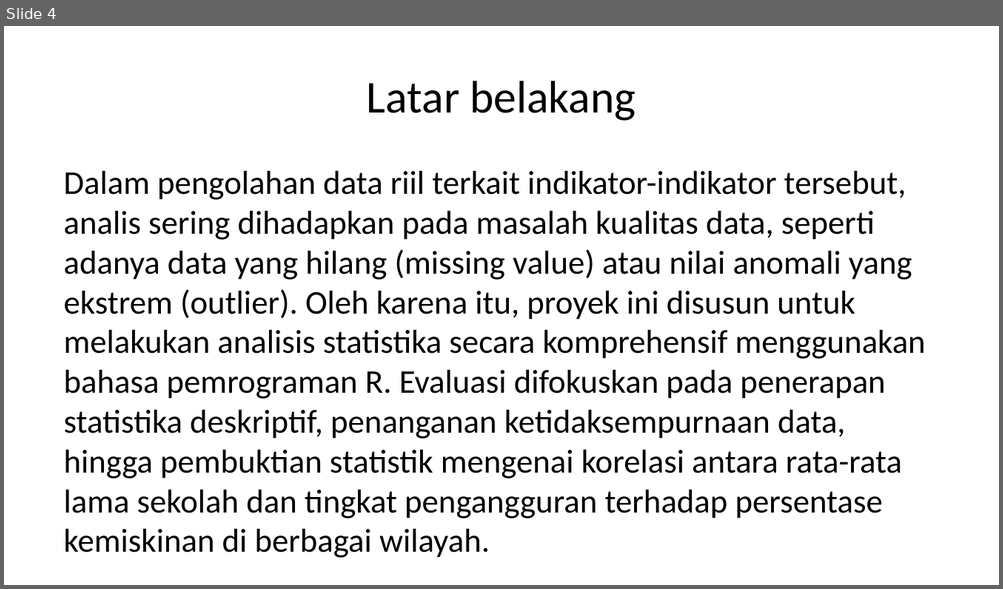
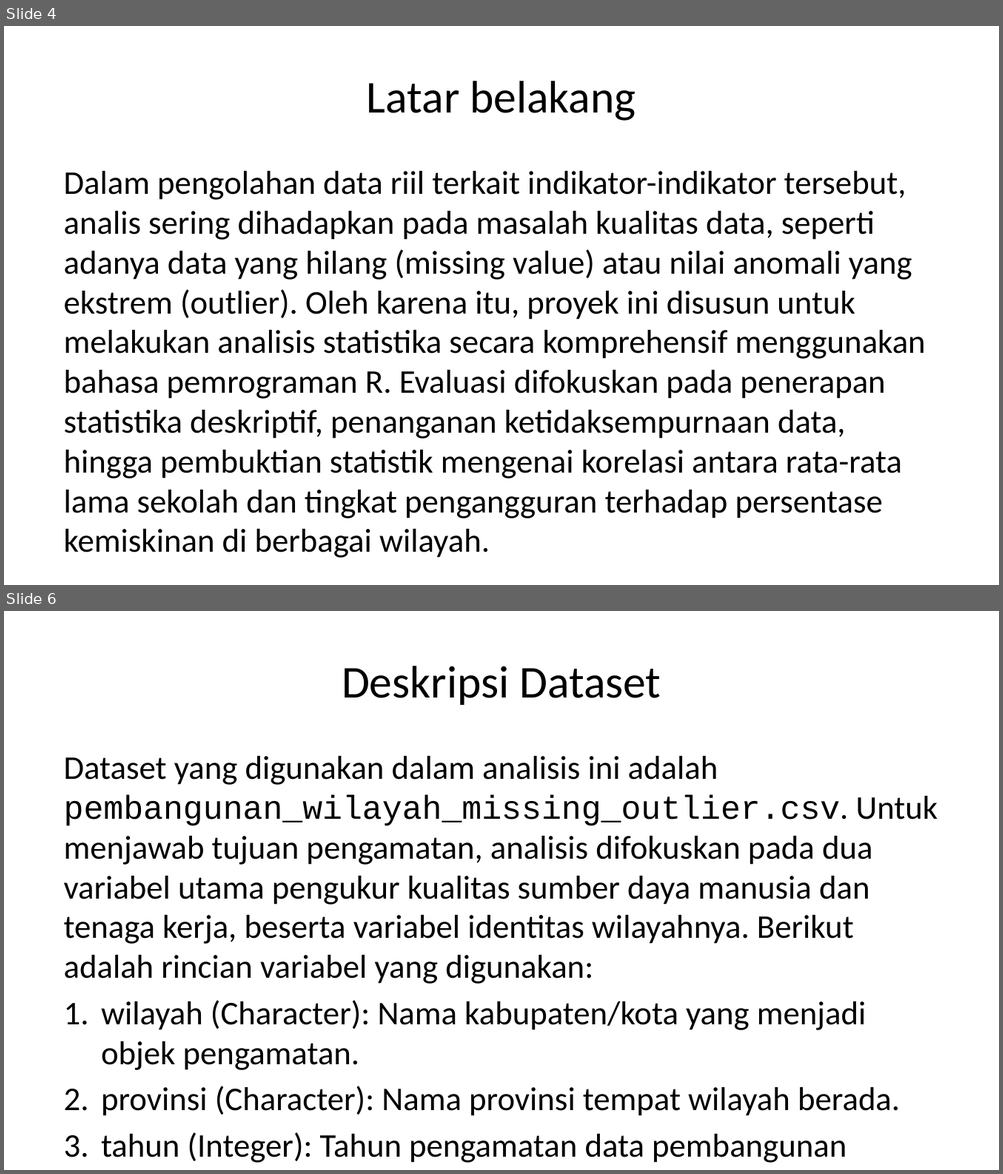
Before and after one commit to inbloom21/probstatproyekakhir, a slide deck: dokumen/PPT-Laporan.pptx. Shown one above the other, each under a label of ours: slide 4 before the commit, slides 4 and 6 after it; the slides between them are not shown. The pictures are 1003x589 and 1003x1174 pixels, drawn with LibreOffice and Linux fonts; fonts in the diff are those of the drawing. Boxes give left, top, right and bottom in pixels: in the first picture for what was removed or moved away, otherwise in the second. Text is boxed around its words. In the diff, an @@ line names an element or a change of style, - is before the commit and + after.

```diff
--- a/dokumen/PPT-Laporan.pptx
+++ b/dokumen/PPT-Laporan.pptx
@@ slide 6 added at [4,611,999,1170], background #FFFFFF @@
@@ title added at [341,666,660,705], 33 pt, text #000000 @@
+Deskripsi Dataset
@@ text added at [64,756,938,1163], 24 pt, text #000000 @@
+Dataset yang digunakan dalam analisis ini adalah pembangunan_wilayah_missing_outlier.csv. Untuk menjawab tujuan pengamatan, analisis difokuskan pada dua variabel utama pengukur kualitas sumber daya manusia dan tenaga kerja, beserta variabel identitas wilayahnya. Berikut adalah rincian variabel yang digunakan:
+1. wilayah (Character): Nama kabupaten/kota yang menjadi objek pengamatan.
+2. provinsi (Character): Nama provinsi tempat wilayah berada.
+3. tahun (Integer): Tahun pengamatan data pembangunan wilayah.
```
Also in this commit, not shown: 3 other slides added, 3 slides removed, 2 other files.
